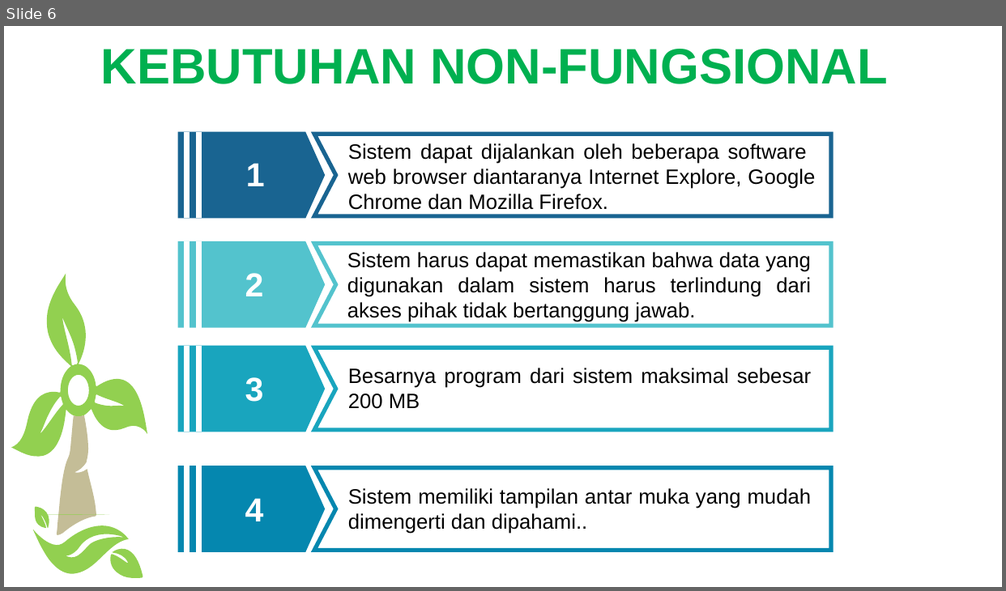
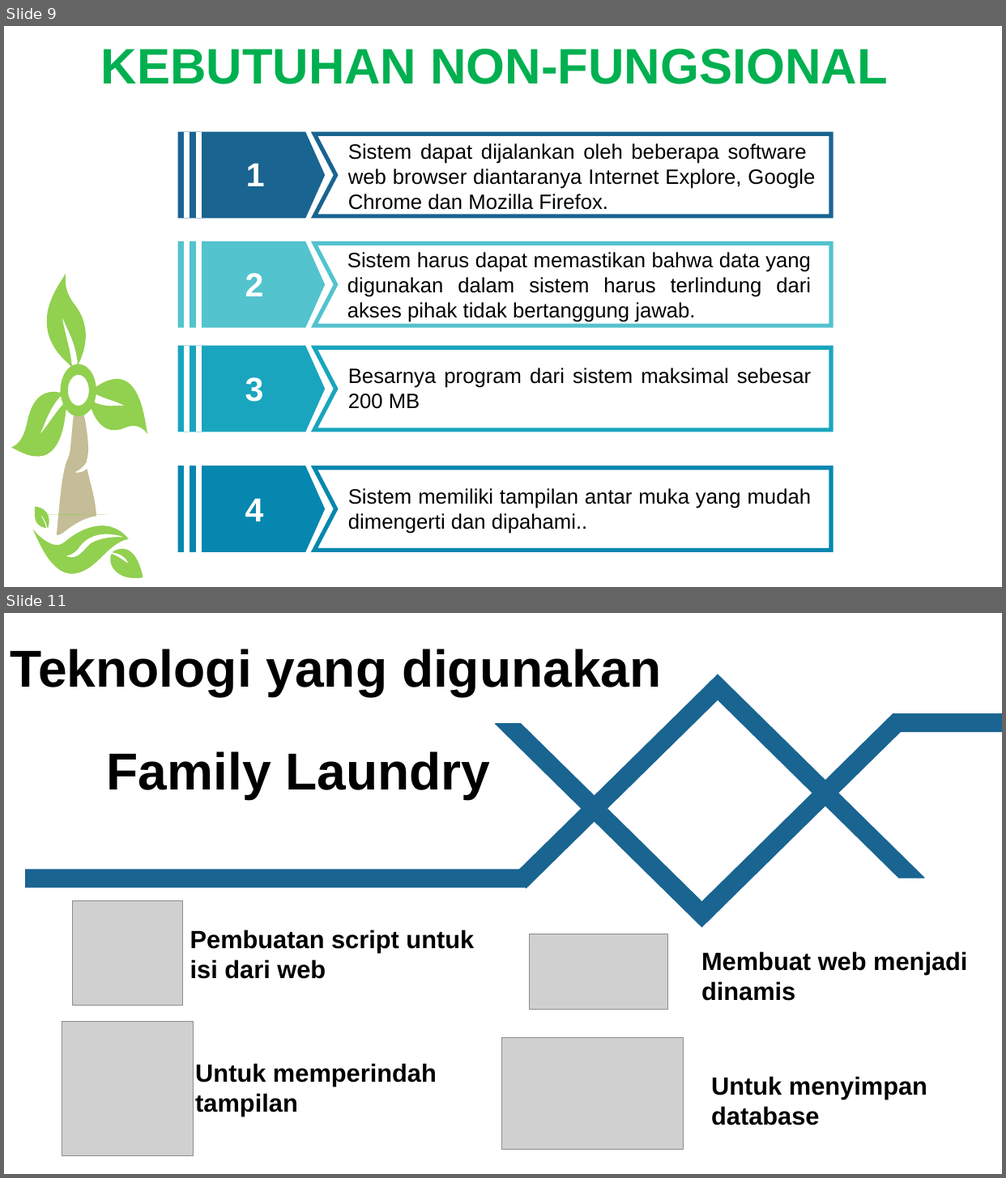
Before and after one commit to sahrul1610/Proyek1, a slide deck: Kelompok Proyek.pptx. Shown one above the other, each under a label of ours: slide 6 before the commit, slides 9 and 11 after it; the slides between them are not shown. The pictures are 1006x591 and 1006x1178 pixels, drawn with LibreOffice and Linux fonts; fonts in the diff are those of the drawing; grey boxes stand for pictures. Boxes give left, top, right and bottom in pixels: in the first picture for what was removed or moved away, otherwise in the second. Text is boxed around its words. In the diff, an @@ line names an element or a change of style, - is before the commit and + after.

```diff
--- a/Kelompok Proyek.pptx
+++ b/Kelompok Proyek.pptx
@@ slide 11 added at [4,613,1002,1174], background #FFFFFF @@
@@ text added at [10,649,662,697], 50 pt, text #000000, bold @@
+Teknologi yang digunakan
@@ rectangle added at [513,679,726,888], fill #196491 @@
@@ freeform shape added at [705,674,925,891], fill #196491 @@
@@ freeform shape added at [495,710,715,927], fill #196491 @@
@@ rectangle added at [694,713,906,922], fill #196491 @@
@@ rectangle added at [893,713,1002,732], fill #196491 @@
@@ text added at [107,752,491,799], 50 pt, text #000000, bold @@
+Family Laundry
@@ rectangle added at [25,869,527,888], fill #196491 @@
@@ picture added at [73,901,183,1006] @@
@@ text added at [190,930,474,979], 24 pt, text #000000, bold @@
+Pembuatan script untuk isi dari web
@@ picture added at [530,934,668,1009] @@
@@ text added at [701,952,967,1001], 24 pt, text #000000, bold @@
+Membuat web menjadi dinamis
@@ picture added at [62,1022,194,1157] @@
@@ picture added at [502,1038,684,1150] @@
@@ text added at [195,1063,437,1117], 24 pt, text #000000, bold @@
+Untuk memperindah tampilan
@@ text added at [711,1076,927,1126], 24 pt, text #000000, bold @@
+Untuk menyimpan database
@@ what was slide 6 is now slide 9 @@
```
Also in this commit, not shown: 6 slides changed, 6 other slides added, 5 slides removed, 1 other file.
